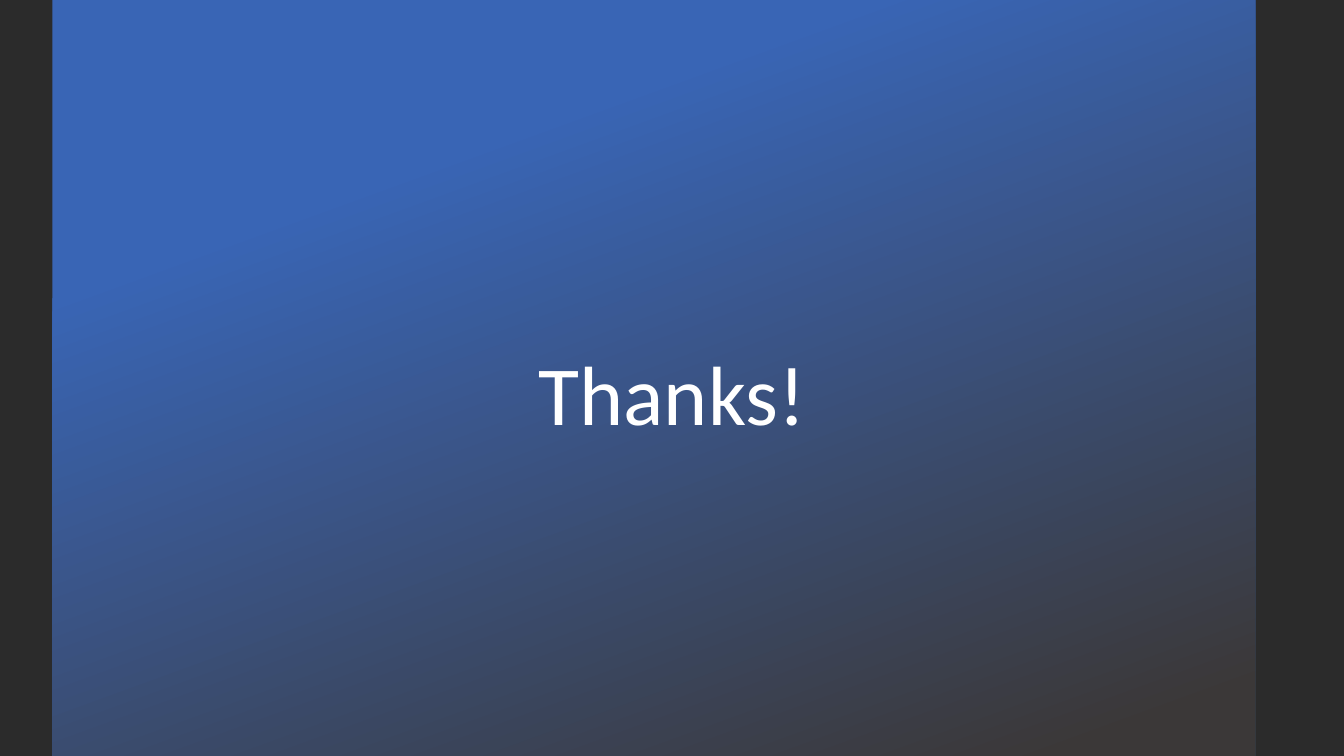
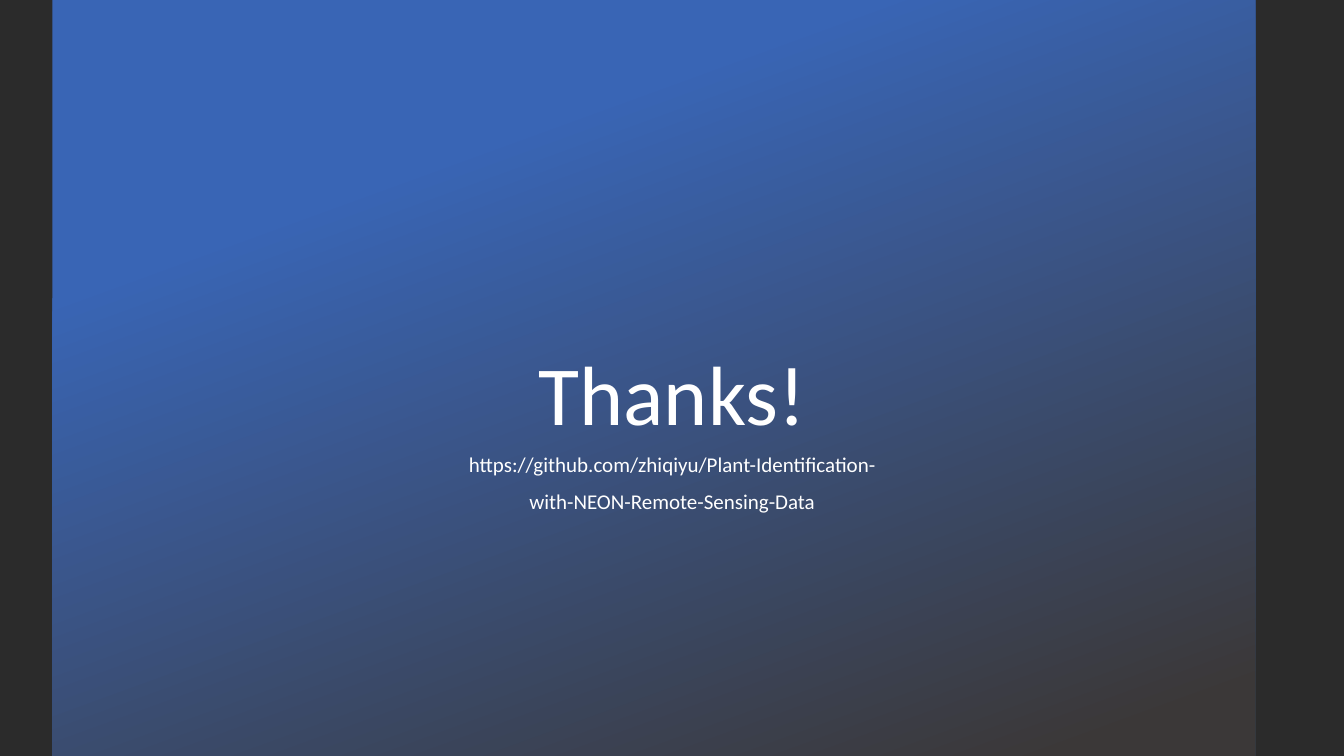
Before and after one commit to zhiqiyu/Plant-Identification-with-NEON-Remote-Sensing-Data, a slide deck: slide 12 of final-zyu.pptx. Drawn at 1344x756 pixels with LibreOffice and Linux fonts; fonts in the diff are those of the drawing; background and template pictures are left out; a plain dark background stands for a picture behind light text. Boxes give left, top, right and bottom in pixels: in the first picture for what was removed or moved away, otherwise in the second. Text is boxed around its words. In the diff, an @@ line names an element or a change of style, - is before the commit and + after.

```diff
--- a/final-zyu.pptx
+++ b/final-zyu.pptx
@@ text added at <box>469,457,875,513</box>, 15 pt, text #FFFFFF @@
+https://github.com/zhiqiyu/Plant-Identification-
+with-NEON-Remote-Sensing-Data
```
Also in this commit, not shown: 5 other slides changed, 2 other files.
